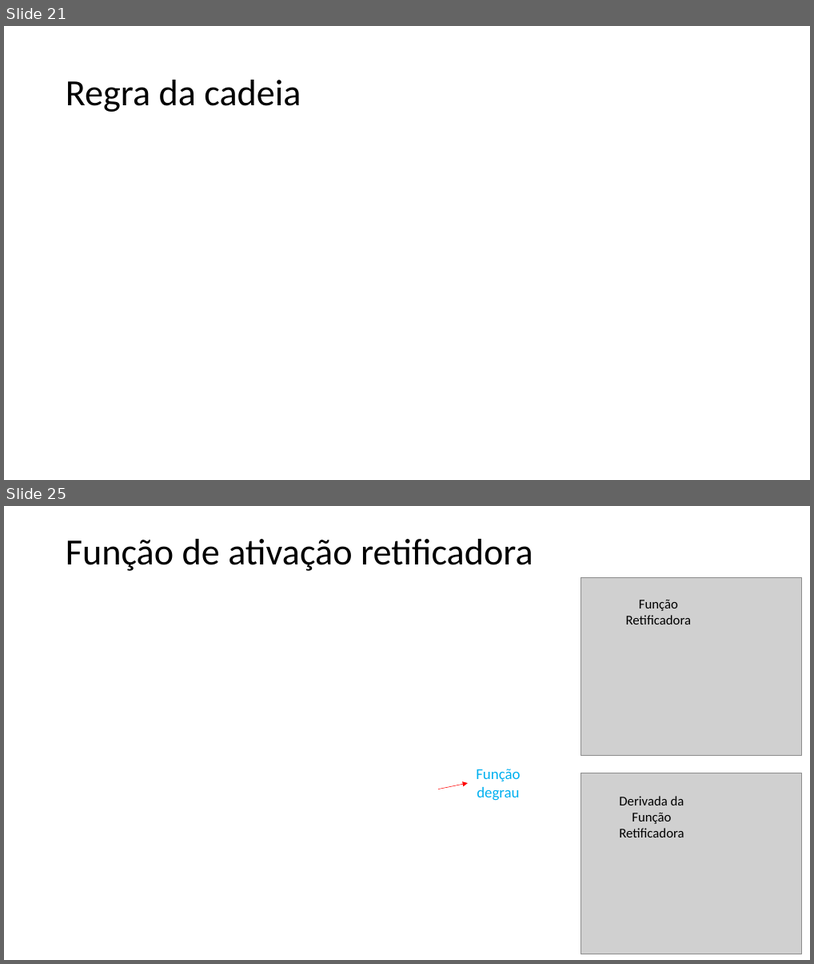
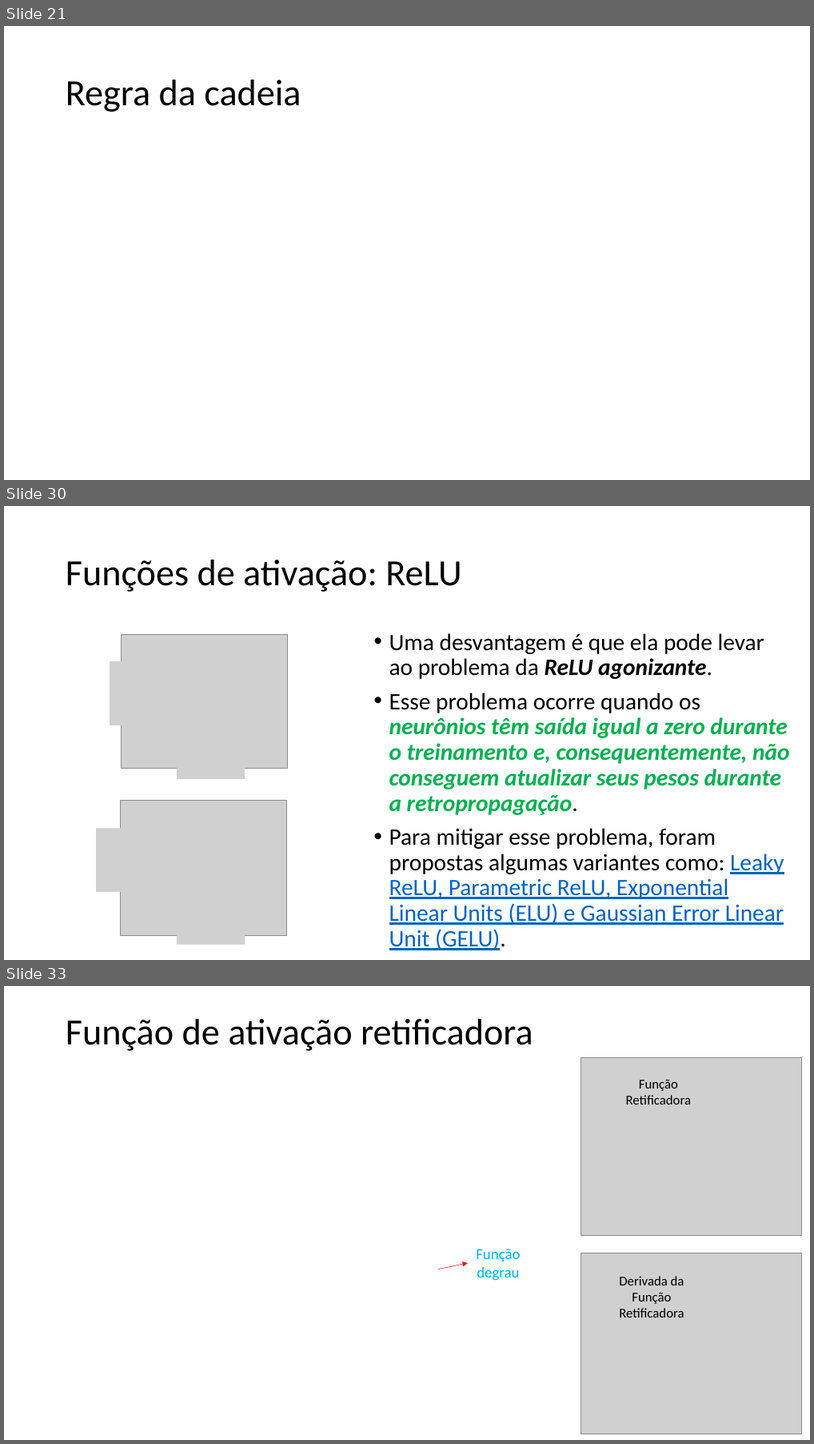
Before and after one commit to zz4fap/t320_aprendizado_de_maquina, a slide deck: slides/T320_Redes_Neurais_Artificiais (Parte II).pptx. Shown one above the other, each under a label of ours: slides 21 and 25 before the commit, slides 21, 30 and 33 after it; the slides between them are not shown. The pictures are 814x964 and 814x1444 pixels, drawn with LibreOffice and Linux fonts; fonts in the diff are those of the drawing; grey boxes stand for pictures. Boxes give left, top, right and bottom in pixels: in the first picture for what was removed or moved away, otherwise in the second. Text is boxed around its words. In the diff, an @@ line names an element or a change of style, - is before the commit and + after.

```diff
--- a/slides/T320_Redes_Neurais_Artificiais (Parte II).pptx
+++ b/slides/T320_Redes_Neurais_Artificiais (Parte II).pptx
@@ slide 30 added at <box>4,506,810,960</box>, background #FFFFFF @@
@@ title added at <box>66,560,462,592</box>, 44 pt, text #000000 @@
+Funções de ativação: ReLU
@@ picture added at <box>122,634,288,768</box> @@
@@ picture added at <box>146,644,267,661</box> @@
@@ text added at <box>390,633,790,950</box>, 28 pt, text #000000 @@
+• Uma desvantagem é que ela pode levar ao problema da ReLU agonizante.
+• Esse problema ocorre quando os neurônios têm saída igual a zero durante o treinamento e, consequentemente, não conseguem atualizar seus pesos durante a retropropagação.
+• Para mitigar esse problema, foram propostas algumas variantes como: Leaky ReLU, Parametric ReLU, Exponential Linear Units (ELU) e Gaussian Error Linear Unit (GELU).
@@ picture added at <box>110,661,127,725</box> @@
@@ picture added at <box>177,761,245,779</box> @@
@@ picture added at <box>121,800,287,936</box> @@
@@ picture added at <box>96,828,126,892</box> @@
@@ picture added at <box>177,927,245,944</box> @@
@@ what was slide 25 is now slide 33 @@
```
Also in this commit, not shown: 2 slides changed, 7 other slides added.
